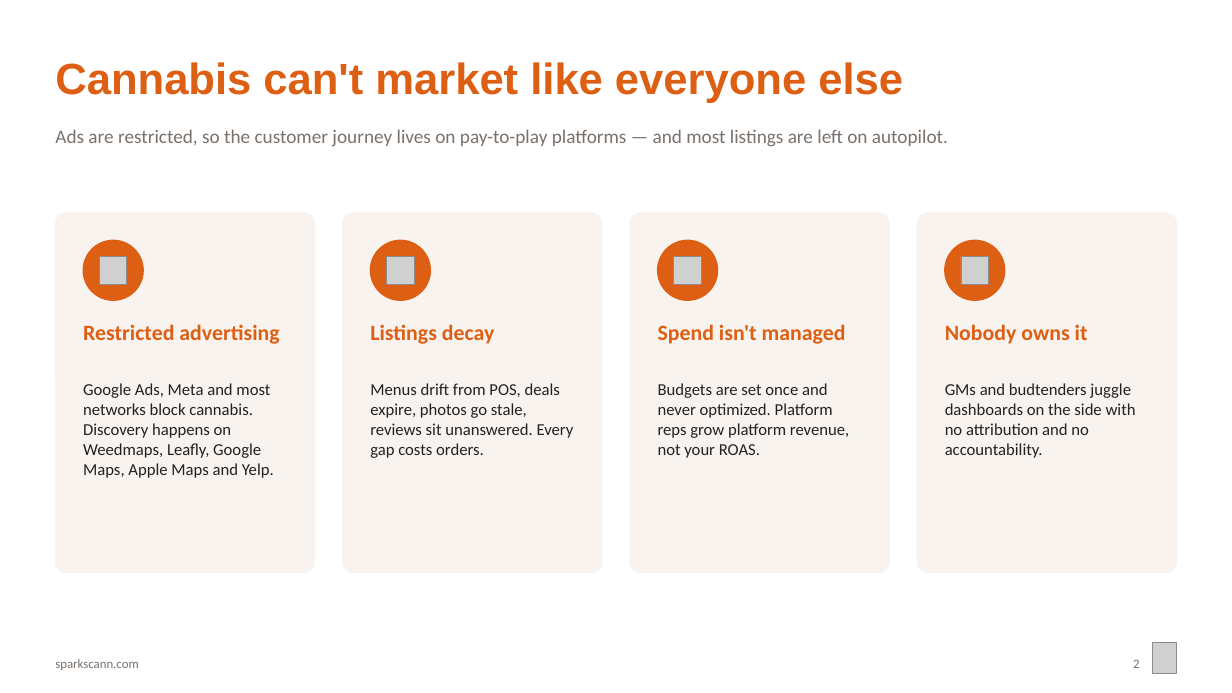
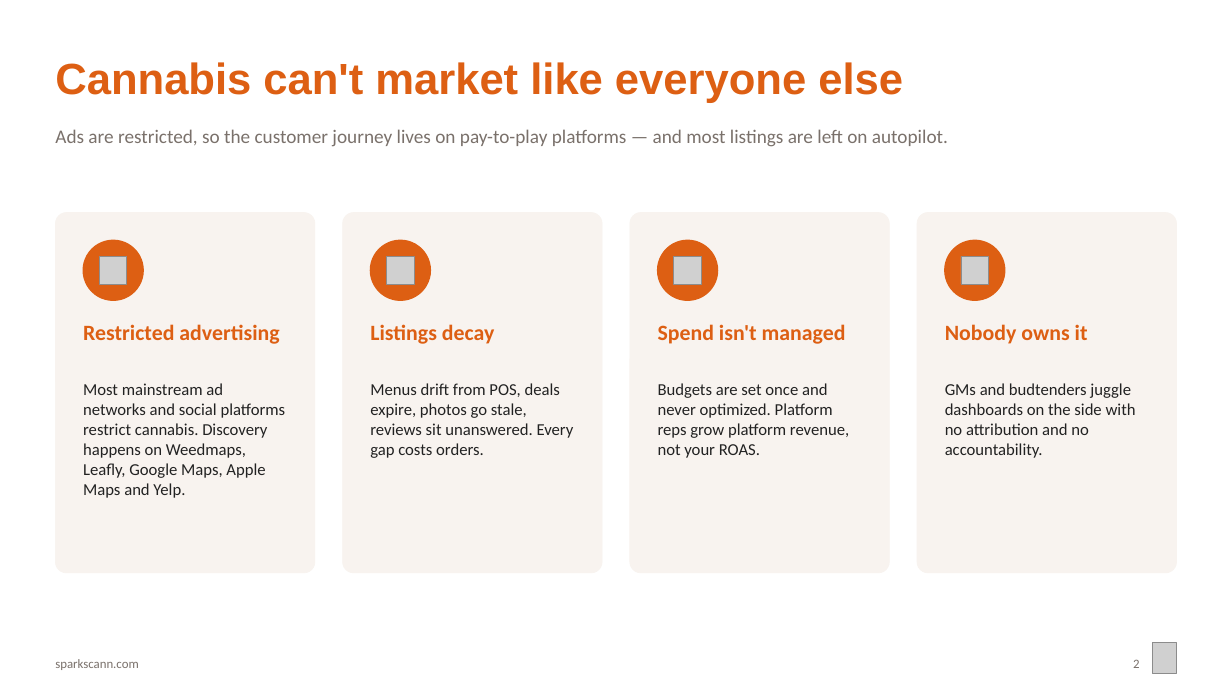
Before and after one commit to sparksmanagement/pitchdeckspecialist, a slide deck: slide 2 of decks/Sparks-x-example-green-valley.pptx. Drawn at 1232x693 pixels with LibreOffice and Linux fonts; fonts in the diff are those of the drawing; grey boxes stand for pictures. Boxes give left, top, right and bottom in pixels: in the first picture for what was removed or moved away, otherwise in the second. Text is boxed around its words. In the diff, an @@ line names an element or a change of style, - is before the commit and + after.

```diff
--- a/decks/Sparks-x-example-green-valley.pptx
+++ b/decks/Sparks-x-example-green-valley.pptx
@@ text at box(83, 383, 286, 498): text changed @@
-Google Ads, Meta and most networks block cannabis. Discovery happens on Weedmaps, Leafly, Google Maps, Apple Maps and Yelp.
+Most mainstream ad networks and social platforms restrict cannabis. Discovery happens on Weedmaps, Leafly, Google Maps, Apple Maps and Yelp.
```
Also in this commit, not shown: 3 other slides changed, 7 other files.
